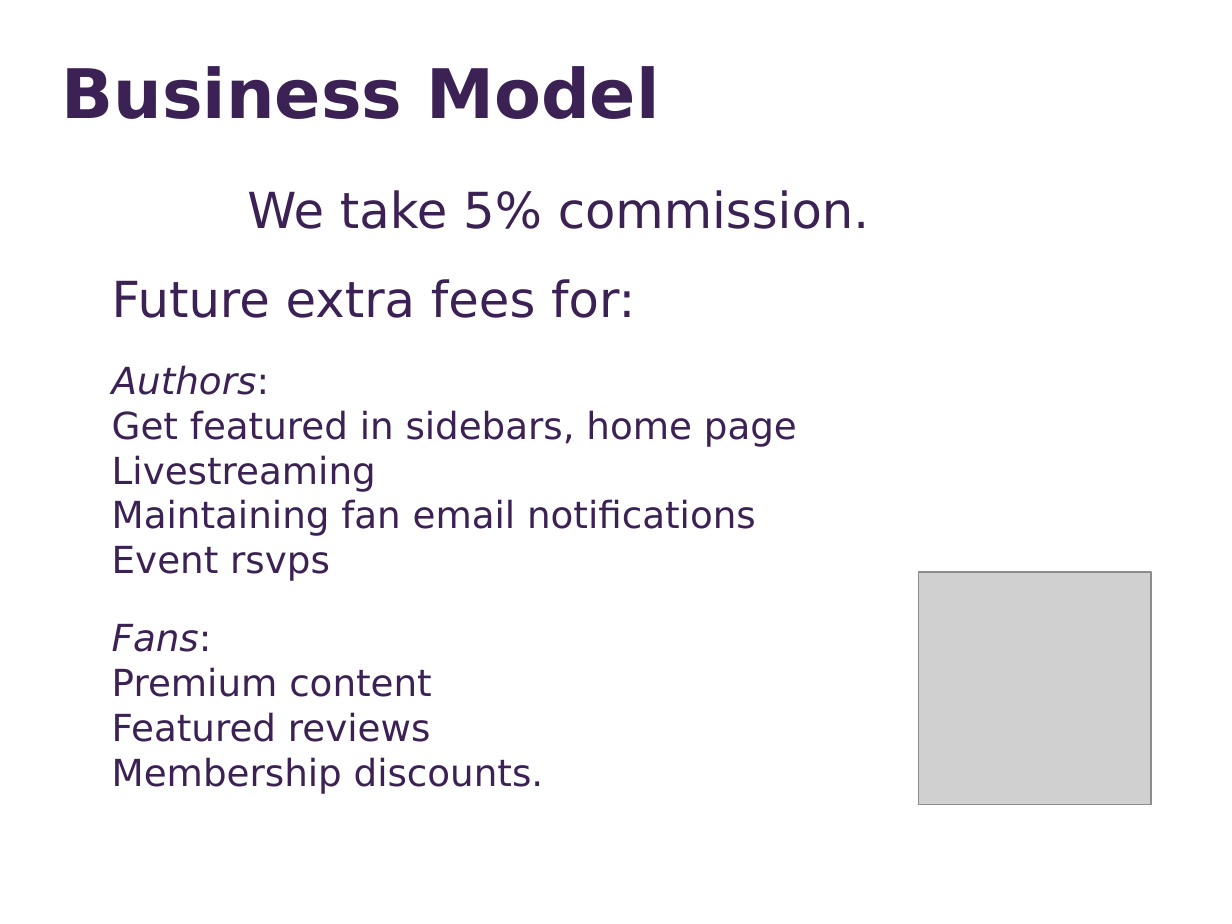
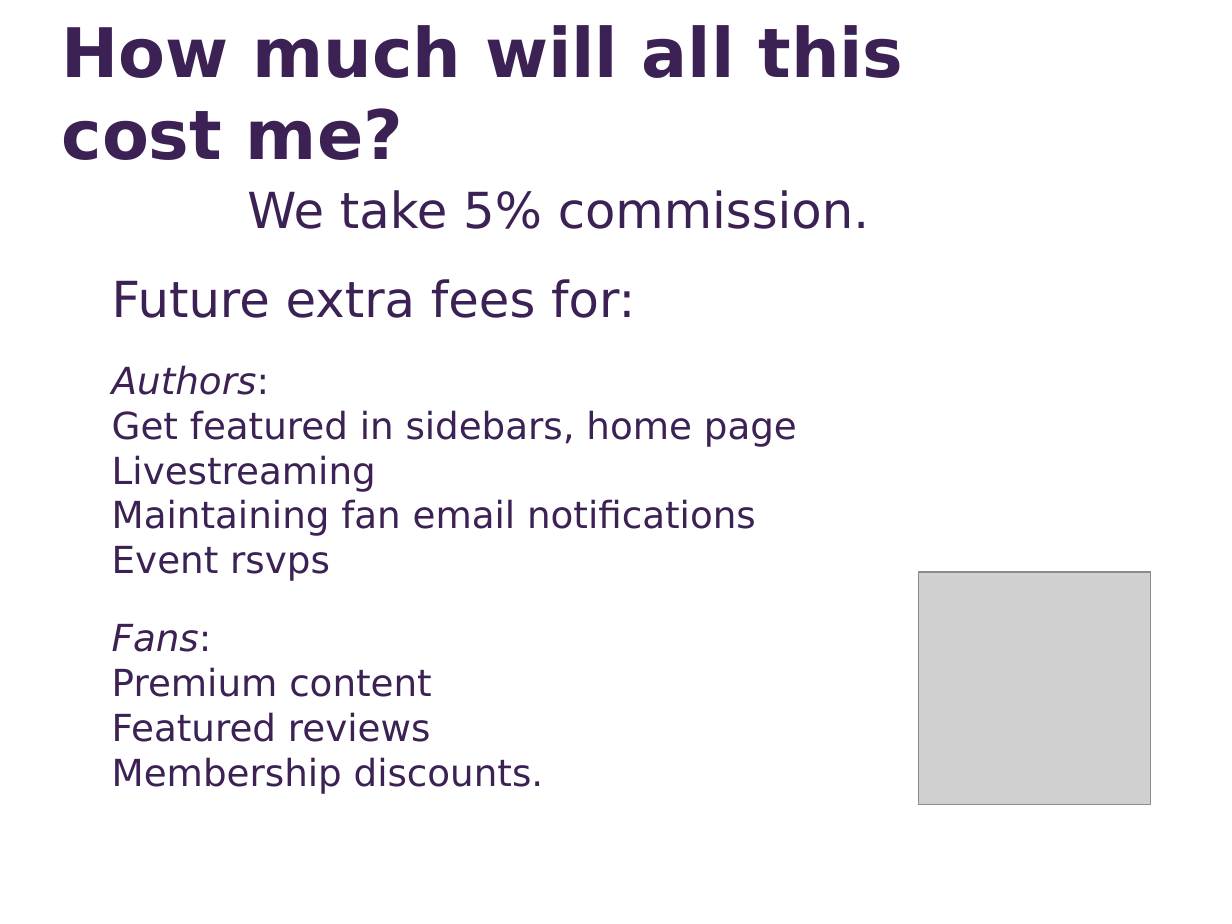
Before and after one commit to ece106/tomatocan, a slide deck: slide 6 of public/pitchSlides.pptx (slide 8 before the commit). Drawn at 1232x924 pixels with LibreOffice and Linux fonts; fonts in the diff are those of the drawing; grey boxes stand for pictures. Boxes give left, top, right and bottom in pixels: in the first picture for what was removed or moved away, otherwise in the second. Text is boxed around its words. In the diff, an @@ line names an element or a change of style, - is before the commit and + after.

```diff
--- a/public/pitchSlides.pptx
+++ b/public/pitchSlides.pptx
@@ text at [62, 25, 903, 160]: text changed @@
-Business Model
+How much will all this cost me?
```
Also in this commit, not shown: 6 other slides changed, 6 other files.
